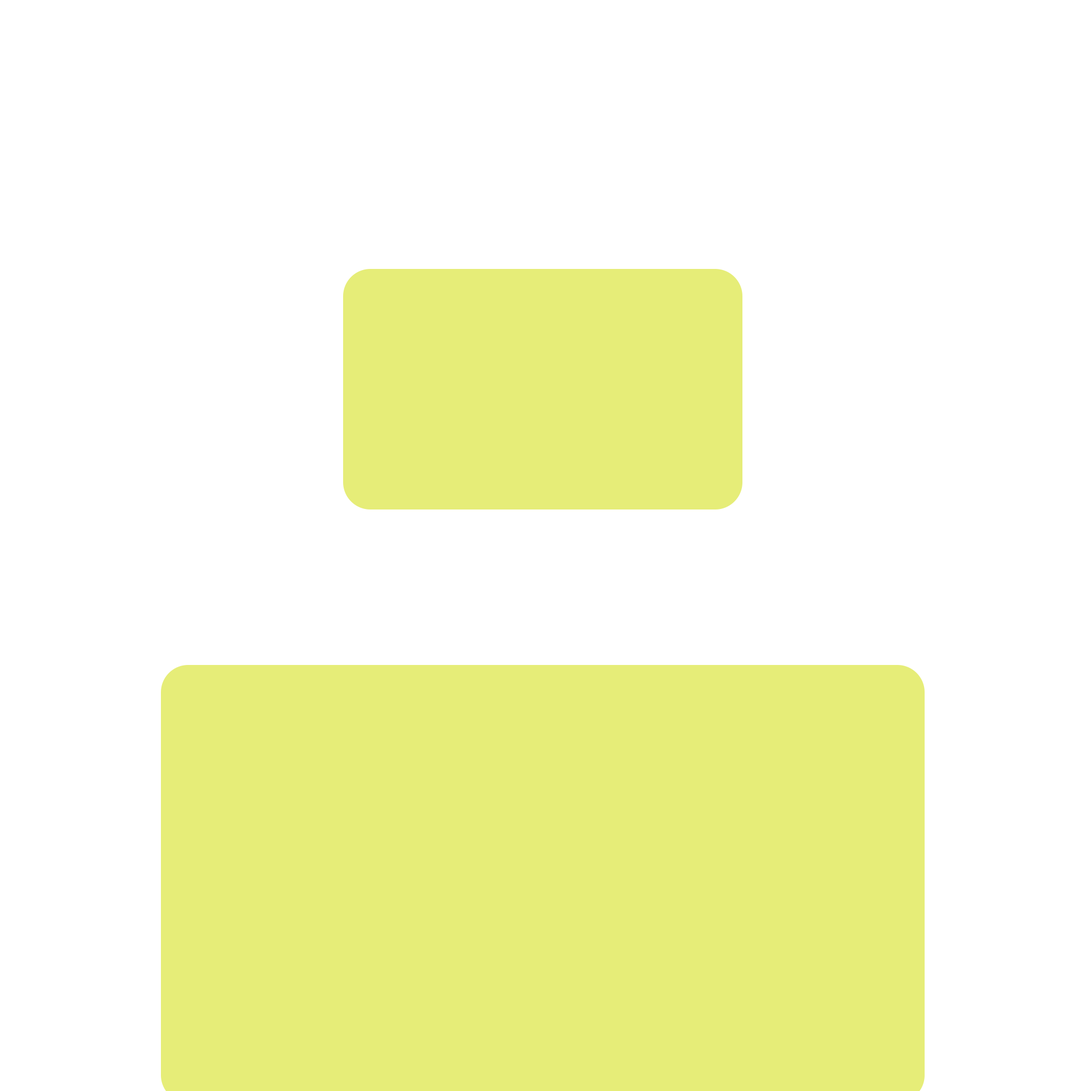
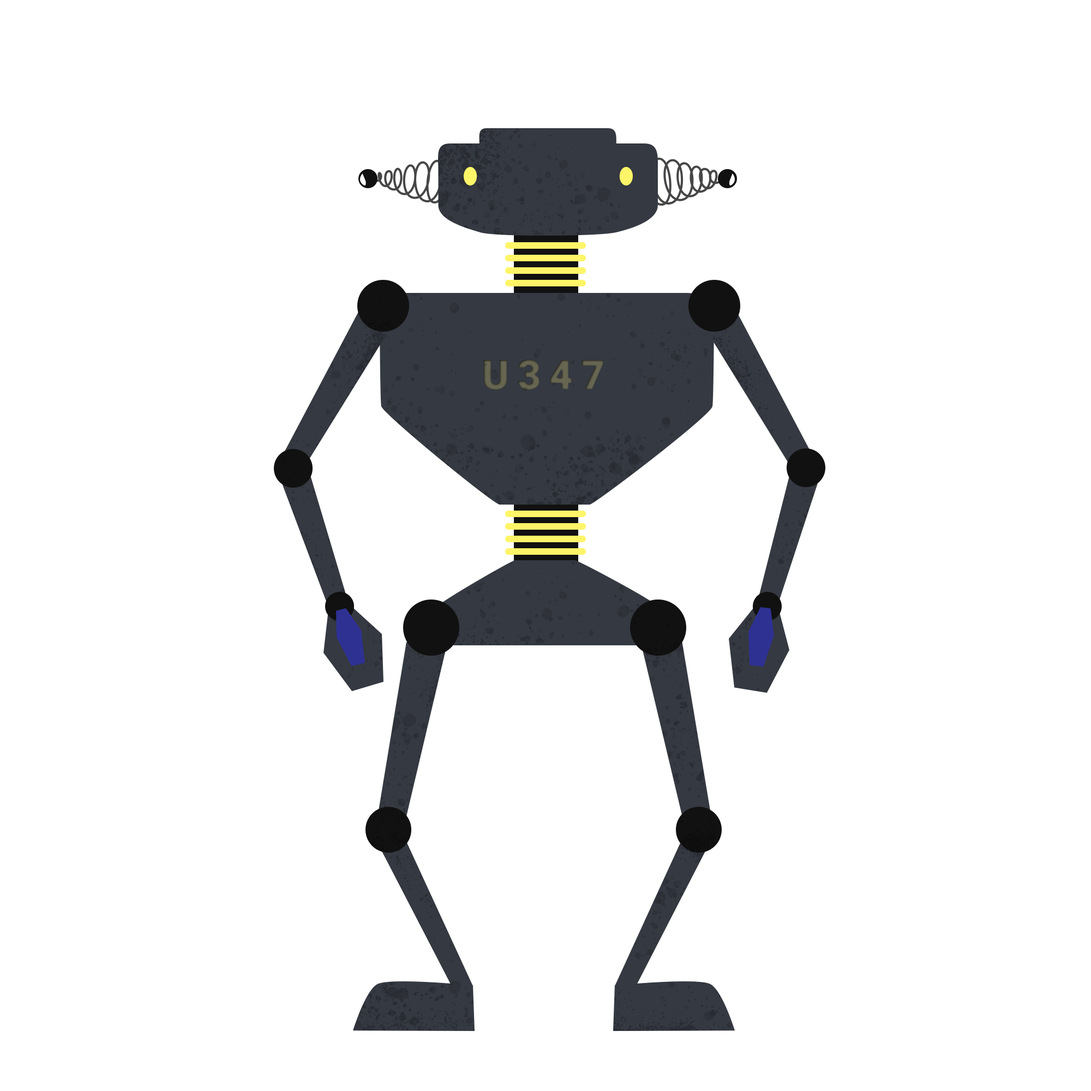
Comparing the layer stacks of the two 1091 x 1091 images. Changes:
removed layer "Rounded Rectangle 2" over [160, 665, 926, 1091]
added layer "Layer 1" (overlay, 25%) above "bras" over [160, 198, 863, 758]
added group "bras" (1st of 3) with 16 layers above "Layer 2" over [273, 279, 826, 694]
added group "bras droit" with 7 layers in group "bras" over [688, 279, 826, 694]
added layer "bras" (2nd of 3, in "bras" › "bras droit") in group "bras droit" over [704, 308, 814, 469]
added group "bras gauche" with 7 layers in group "bras" over [273, 279, 410, 692]
added layer "bras" (3rd of 3, in "bras" › "bras gauche") in group "bras gauche" over [282, 308, 392, 469]
added layer "Layer 2" (overlay, 25%) above "U347" over [273, 144, 810, 662]
renamed "Rounded Rectangle 1" to "chest", painted on it over [343, 269, 743, 510]
added group "head" (1st of 2) with 17 layers above "Layer 5" over [301, 128, 738, 419]
added layer "Layer 3" (overlay, 25%) in group "head" over [301, 128, 725, 419]
added layer "head" (2nd of 2, in "head") in group "head" over [438, 128, 659, 236]
added layer "Layer 5" (overlay, 25%) above "legs" over [160, 540, 885, 1091]
added group "legs" with 12 layers above "Layer 4" over [353, 599, 736, 1032]
added group "left leg" with 5 layers in group "legs" over [353, 599, 475, 1032]
added layer "Rectangle 1 copy 5" in group "left leg" over [377, 642, 446, 823]
added layer "Rectangle 1 copy 6" in group "left leg" over [377, 832, 474, 995]
added group "right leg" with 5 layers in group "legs" over [613, 599, 736, 1032]
added layer "Rectangle 1 copy 4" (1st of 2, in "legs" › "right leg") in group "right leg" over [642, 642, 712, 823]
added layer "Rectangle 1 copy 4" (2nd of 2, in "legs" › "right leg") in group "right leg" over [615, 832, 711, 995]
added layer "Layer 4" (overlay, 25%) above "pelvis" over [338, 482, 866, 840]
added layer "pelvis" above "spine" over [436, 560, 658, 646]
hid "Layer 0" over [160, 128, 926, 1091]
…and 40 more changes (40 added)
